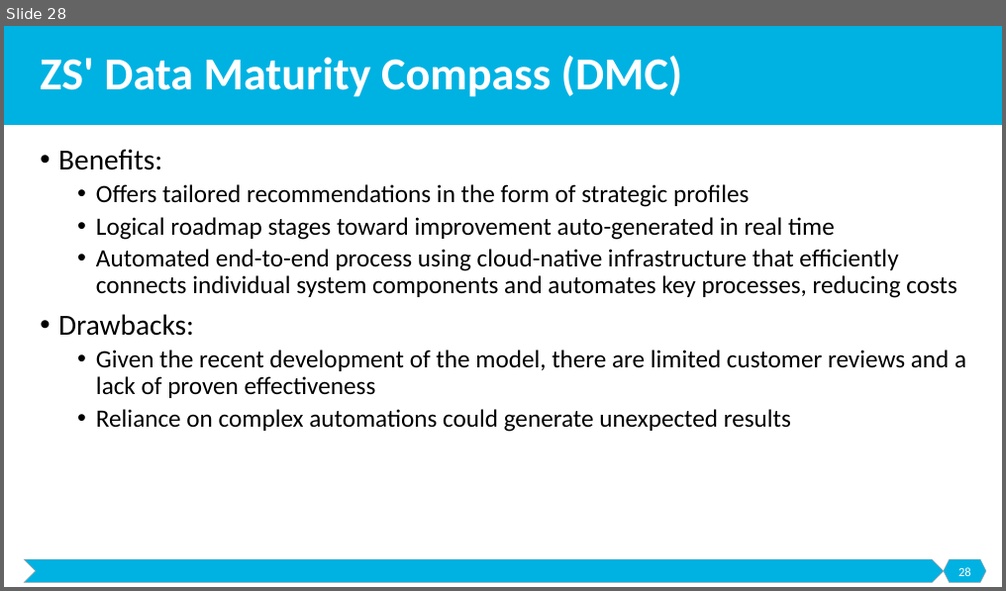
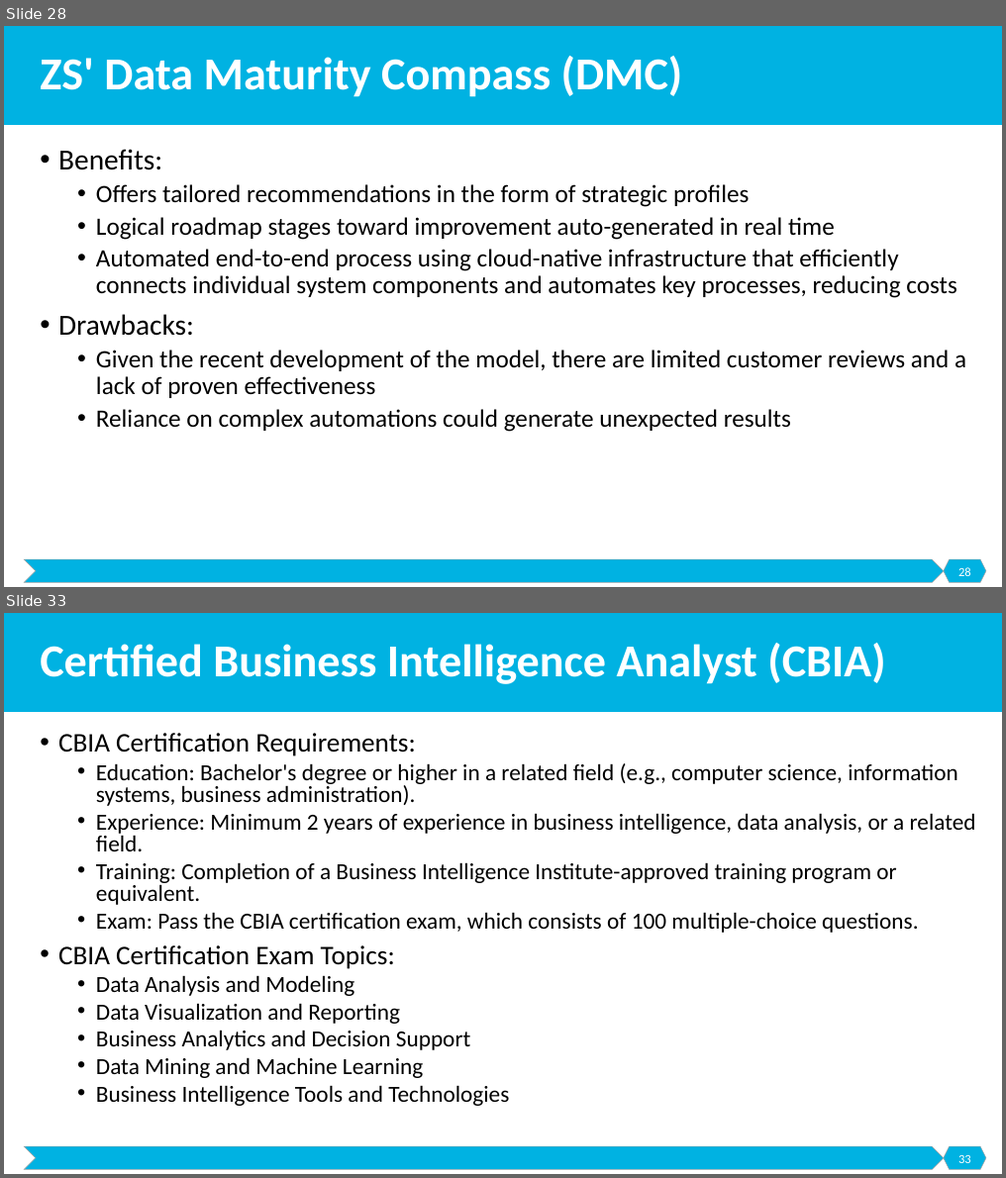
Before and after one commit to malenezi/malenezi, a slide deck: IS466/Lectures/8-Maturity/Maturity Models.pptx. Shown one above the other, each under a label of ours: slide 28 before the commit, slides 28 and 33 after it; the slides between them are not shown. The pictures are 1006x591 and 1006x1178 pixels, drawn with LibreOffice and Linux fonts; fonts in the diff are those of the drawing. Boxes give left, top, right and bottom in pixels: in the first picture for what was removed or moved away, otherwise in the second. Text is boxed around its words. In the diff, an @@ line names an element or a change of style, - is before the commit and + after.

```diff
--- a/IS466/Lectures/8-Maturity/Maturity Models.pptx
+++ b/IS466/Lectures/8-Maturity/Maturity Models.pptx
@@ slide 33 added at box(4, 613, 1002, 1174), background #FFFFFF; not listed: 3 template elements that a slide beside it also shows @@
@@ title added at box(40, 643, 885, 684), 44 pt, text #FFFFFF, bold @@
+Certified Business Intelligence Analyst (CBIA)
@@ text added at box(58, 733, 976, 1106), 22.2 pt, text #000000 @@
+• CBIA Certification Requirements:
+  • Education: Bachelor's degree or higher in a related field (e.g., computer science, information systems, business administration).
+  • Experience: Minimum 2 years of experience in business intelligence, data analysis, or a related field.
+  • Training: Completion of a Business Intelligence Institute-approved training program or equivalent.
+  • Exam: Pass the CBIA certification exam, which consists of 100 multiple-choice questions.
+• CBIA Certification Exam Topics:
+  • Data Analysis and Modeling
+  • Data Visualization and Reporting
+  • Business Analytics and Decision Support
+  • Data Mining and Machine Learning
+  • Business Intelligence Tools and Technologies
@@ page number added at box(958, 1156, 971, 1163), 12 pt, text #FFFFFF @@
+33
```
Also in this commit, not shown: 5 other slides added, 2 other files.
